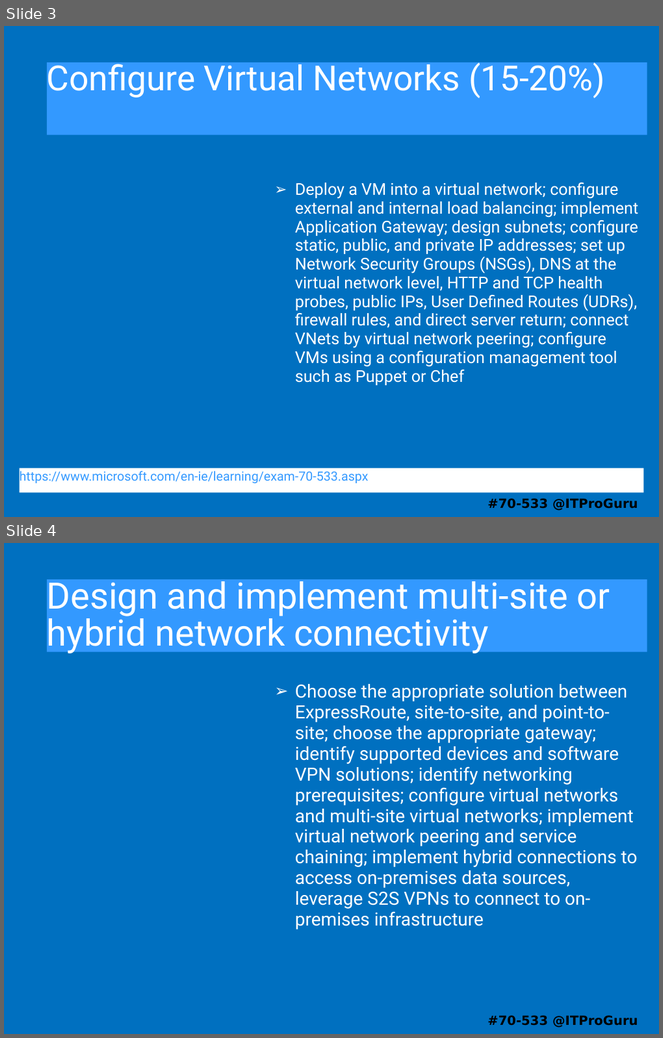
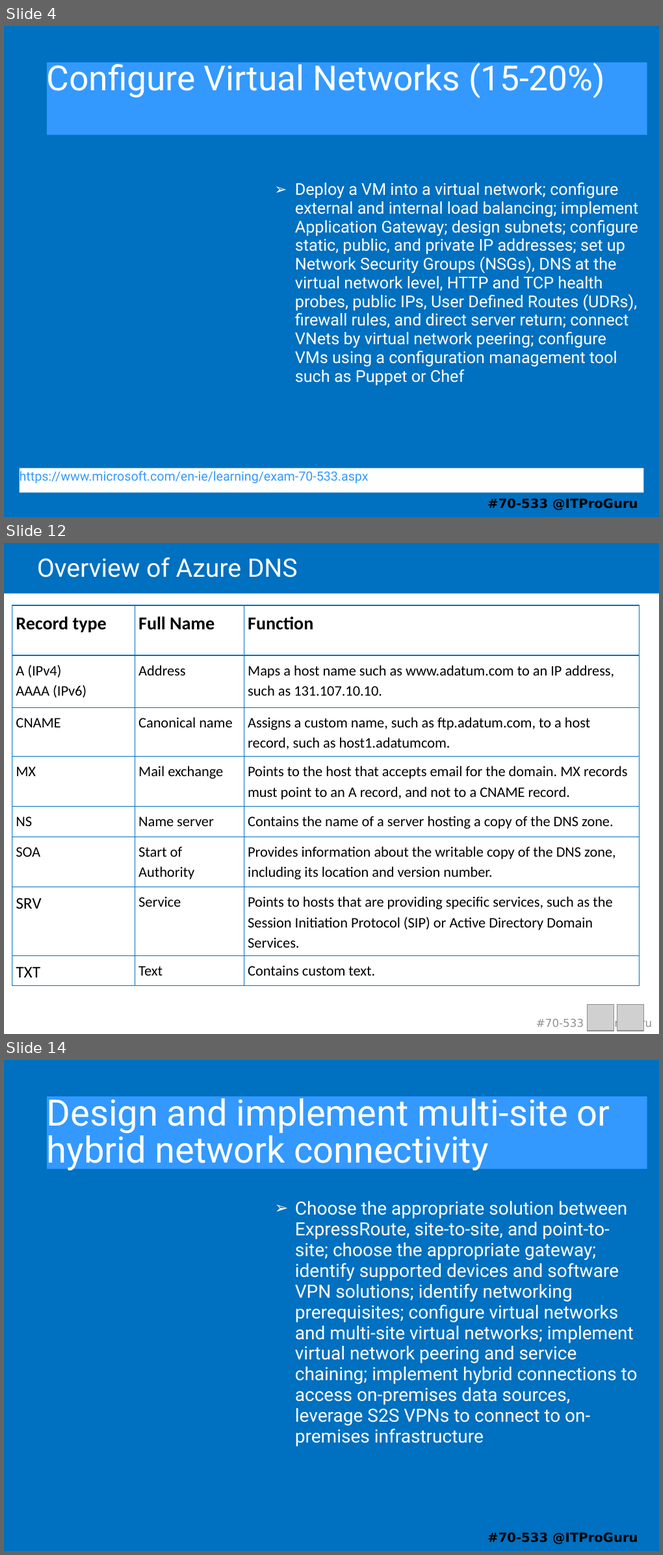
Before and after one commit to guruskill/70-533, a slide deck: 70-533-04-Network.pptx. Shown one above the other, each under a label of ours: slides 3 and 4 before the commit, slides 4, 12 and 14 after it; the slides between them are not shown. The pictures are 663x1038 and 663x1555 pixels, drawn with LibreOffice and Linux fonts; fonts in the diff are those of the drawing; grey boxes stand for pictures. Boxes give left, top, right and bottom in pixels: in the first picture for what was removed or moved away, otherwise in the second. Text is boxed around its words. In the diff, an @@ line names an element or a change of style, - is before the commit and + after.

```diff
--- a/70-533-04-Network.pptx
+++ b/70-533-04-Network.pptx
@@ slide 12 added at (4,543,659,1034), background #FFFFFF @@
@@ rectangle added at (4,543,659,594), fill #0070C0 @@
@@ title added at (37,557,298,577), 28 pt, text #FFFFFF @@
+Overview of Azure DNS
@@ table added at (12,605,640,985), 8 rows, 3 columns @@
+Record type | Full Name | Function
+A (IPv4) / AAAA (IPv6) | Address | Maps a host name such as www.adatum.com to an IP address, such as 131.107.10.10.
+CNAME | Canonical name | Assigns a custom name, such as ftp.adatum.com, to a host record, such as host1.adatumcom.
+MX | Mail exchange | Points to the host that accepts email for the domain. MX records must point to an A record, and not to a CNAME record.
+NS | Name server | Contains the name of a server hosting a copy of the DNS zone.
+SOA | Start of Authority | Provides information about the writable copy of the DNS zone, including its location and version number.
+SRV | Service | Points to hosts that are providing specific services, such as the Session Initiation Protocol (SIP) or Active Directory Domain Services.
+TXT | Text | Contains custom text.
@@ picture added at (588,1005,614,1031) @@
@@ picture added at (617,1005,644,1031) @@
@@ text added at (536,1019,653,1031), 12 pt, text #909090 @@
+#70-533 @ITProGuru
@@ what was slide 3 is now slide 4 @@
@@ what was slide 4 is now slide 14 @@
```
Also in this commit, not shown: 1 slide changed, 15 other slides added, 2 slides removed, 8 other files.
